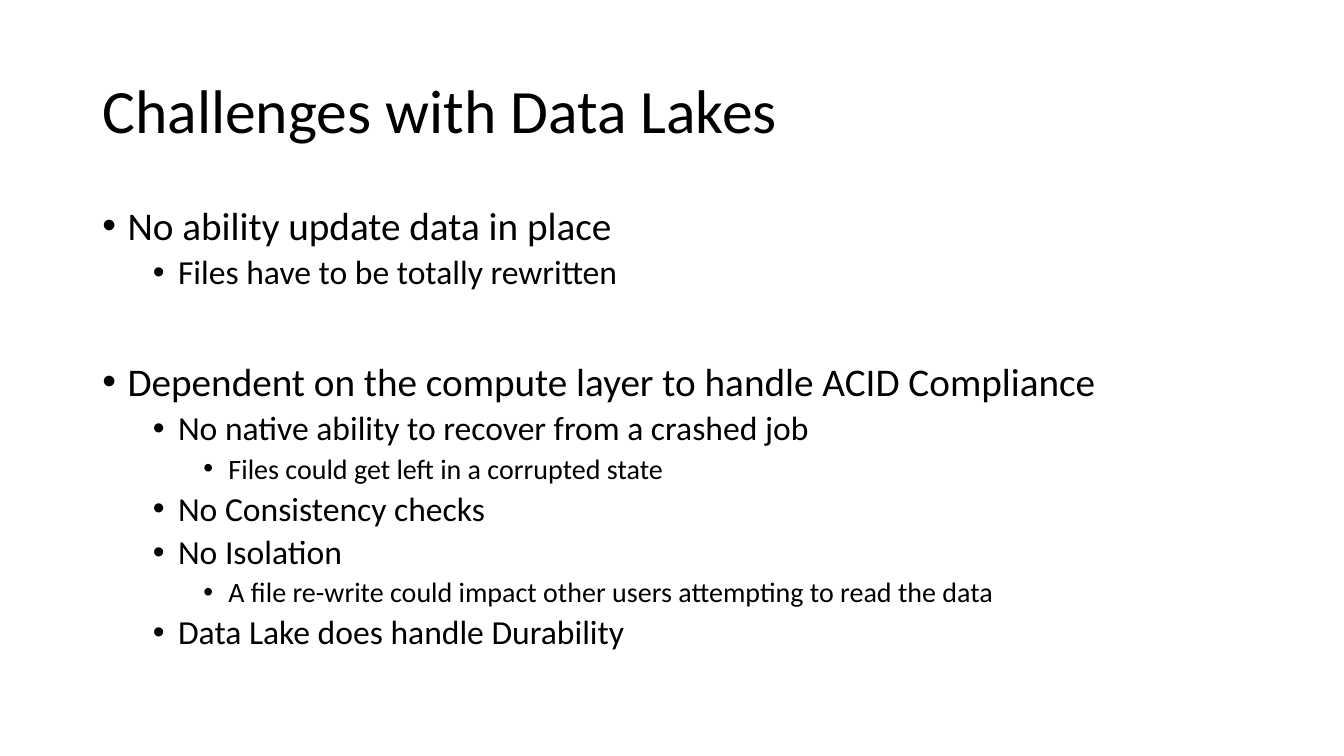
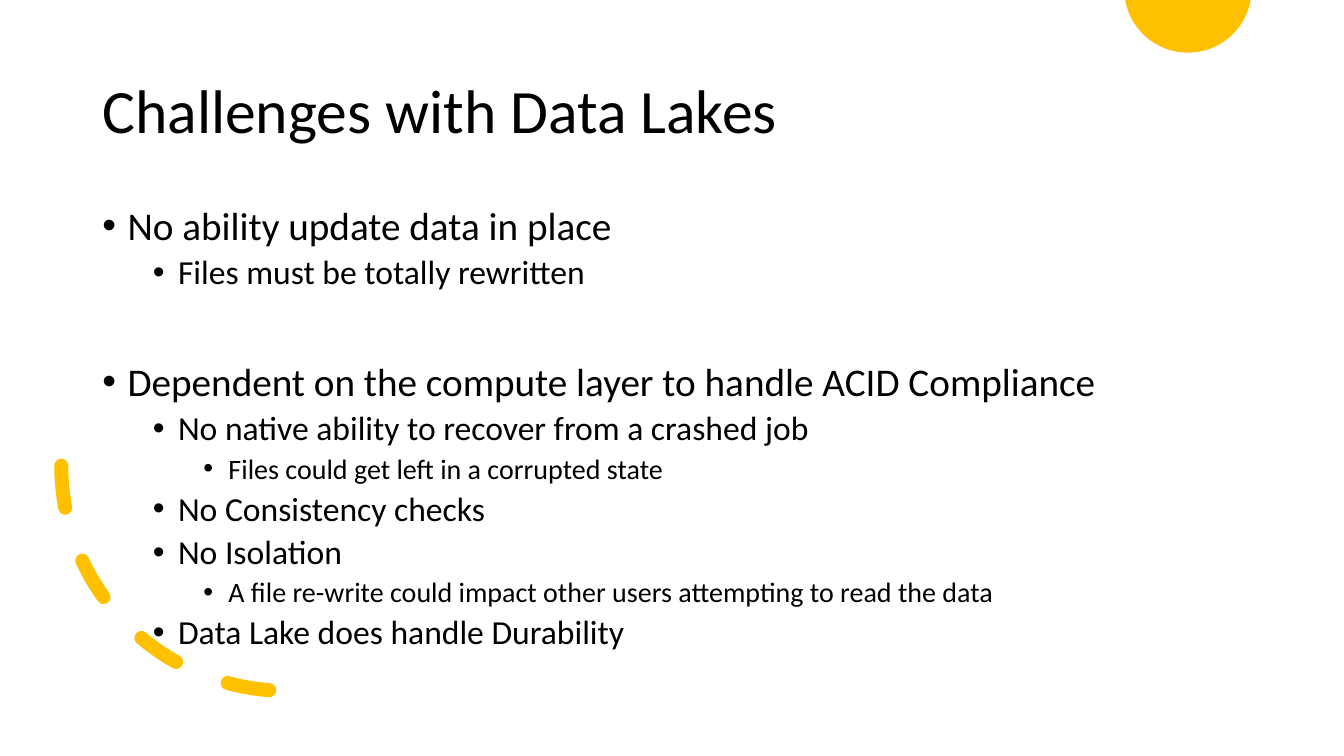
Before and after one commit to shswindell42/Presentations, a slide deck: slide 8 of Building a Data Lakehouse/Building a Data Lakehouse.pptx. Drawn at 1344x756 pixels with LibreOffice and Linux fonts; fonts in the diff are those of the drawing. Boxes give left, top, right and bottom in pixels: in the first picture for what was removed or moved away, otherwise in the second. Text is boxed around its words. In the diff, an @@ line names an element or a change of style, - is before the commit and + after.

```diff
--- a/Building a Data Lakehouse/Building a Data Lakehouse.pptx
+++ b/Building a Data Lakehouse/Building a Data Lakehouse.pptx
@@ freeform shape added at [1125, 0, 1250, 52], fill #FFC000 @@
@@ arc (boxed as its full ellipse) added at [62, 241, 512, 692], outline #FFC000 10 pt dashed @@
@@ text at [178, 260, 585, 290]: text changed @@
-  • Files have to be totally rewritten
+  • Files must be totally rewritten
```
Also in this commit, not shown: 12 other slides changed.
